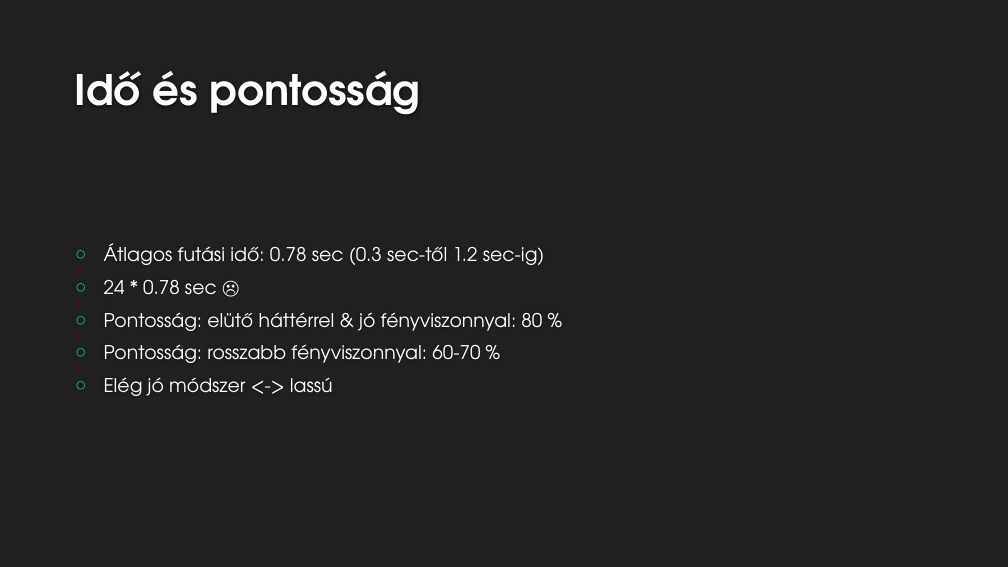
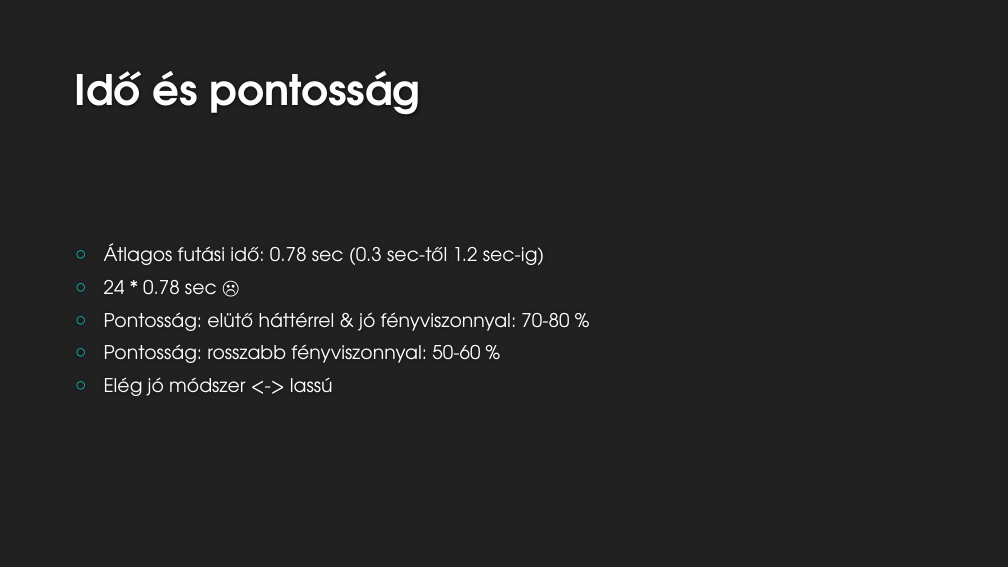
Before and after one commit to gaborvecsei/Finger-Detection, a slide deck: slide 11 of hand_recognition_eloadas.pptx (slide 10 before the commit). Drawn at 1008x567 pixels with LibreOffice and Linux fonts; fonts in the diff are those of the drawing; background and template pictures are left out. Boxes give left, top, right and bottom in pixels: in the first picture for what was removed or moved away, otherwise in the second. Text is boxed around its words. In the diff, an @@ line names an element or a change of style, - is before the commit and + after.

```diff
--- a/hand_recognition_eloadas.pptx
+++ b/hand_recognition_eloadas.pptx
@@ text at [104, 312, 569, 363]: text changed @@
-○ Pontosság: elütő háttérrel & jó fényviszonnyal: 80 %
-○ Pontosság: rosszabb fényviszonnyal: 60-70 %
+○ Pontosság: elütő háttérrel & jó fényviszonnyal: 70-80 %
+○ Pontosság: rosszabb fényviszonnyal: 50-60 %
```
Also in this commit, not shown: 2 other slides changed, 1 slide added, 8 other files.
